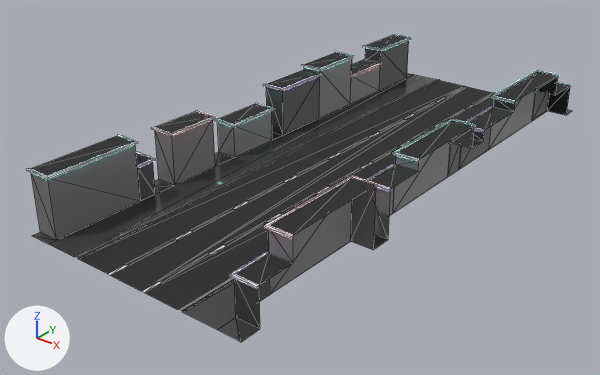
What one commit did to the glTF model myCordovaProject/platforms/android/app/src/main/assets/www/3dModels/Road+Night.glb.
Before and after are seen from a 50 mm camera at (7715.0, -10919.0, 6005.0) aimed at (-386.0, -793.0, -274.0). Every picture has the same lights, and +X, +Y and +Z are marked at lower left. Mesh edges are drawn as thin lines. Where no turn or scale is listed for an object, it has been applied to the vertices.

Objects in the first picture: 'road'.
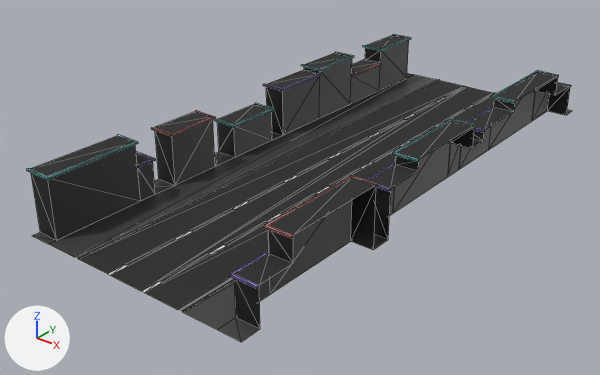
Where the newer file only moved an object's origin or applied its transform, the numbers keep the older frame.

Location of each change, (x1, y1, x2, y2) in pixels of the pictures (600 x 375 px):
'road', recoloured, surface changed (grey to black): (27, 34, 571, 342) in both

The change in detail:
Material 'batiment.1' (mat_batiment_1) changes colour from grey #737373 to black #1d1d1d; in linear values from (0.173, 0.173, 0.173) to (0.0122, 0.0122, 0.0122).
In material 'border' (mat_border), emission_color is no longer (0.36, 1.0, 0.973), cyan #a2fffc.
In material 'border' (mat_border), emission_strength is no longer 3.309.
In material 'border2' (mat_border2), emission_strength is no longer 3.309.
In material 'border3' (mat_border3), emission_strength is no longer 3.309.
